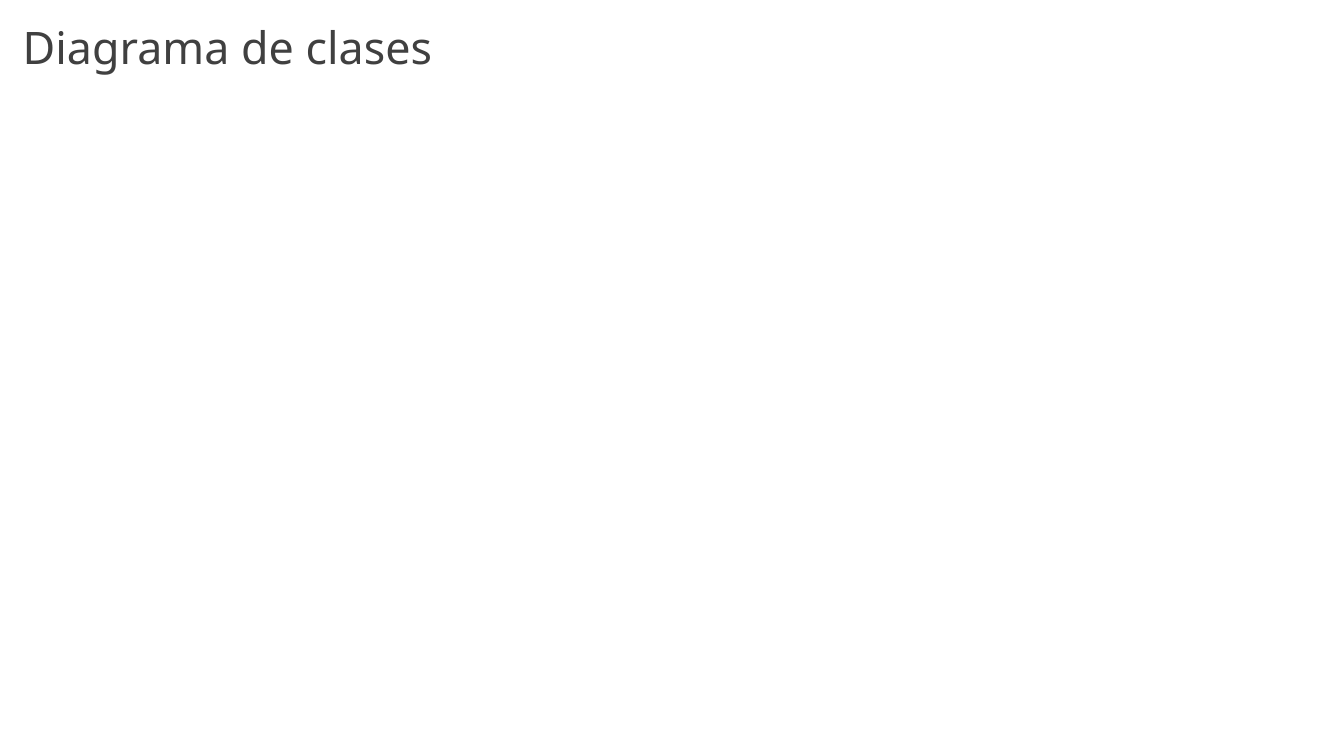
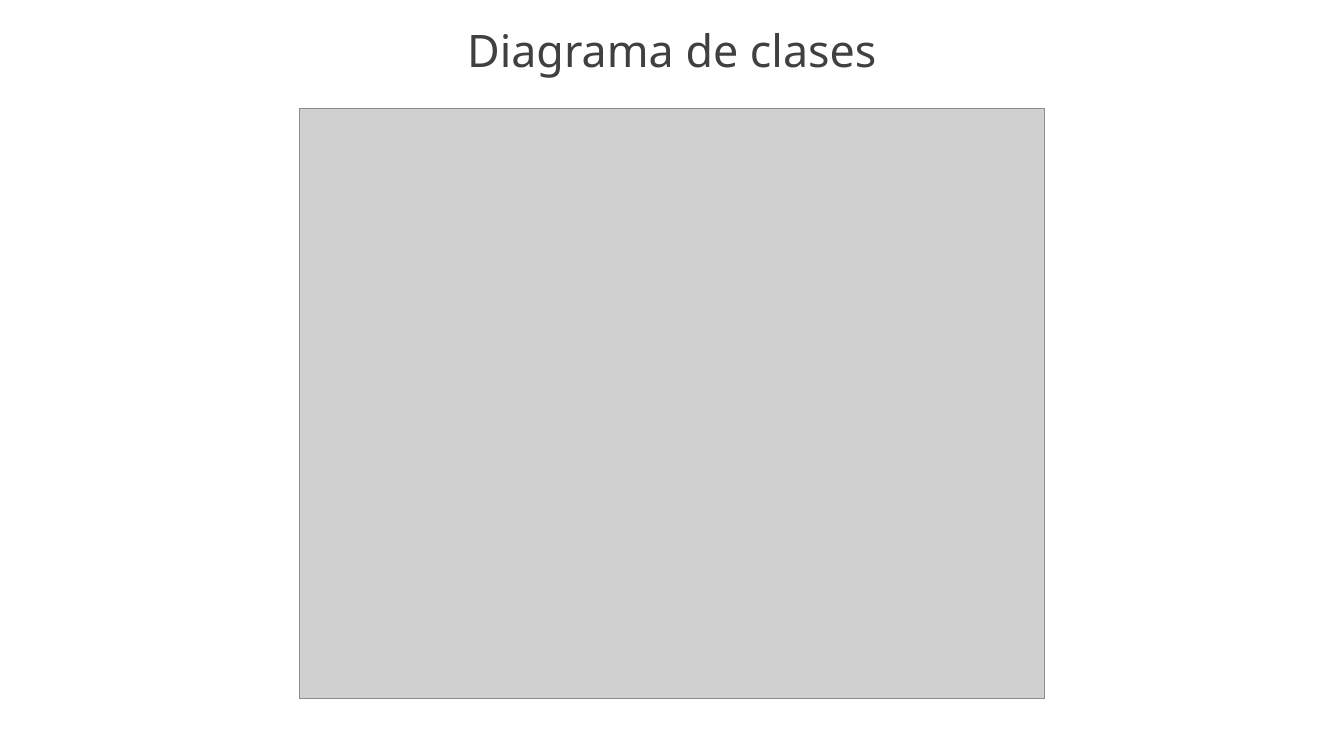
Before and after one commit to yeseniaquejada/_Service_Market_, a slide deck: slide 16 of PROYECTO FORMATIVO.pptx. Drawn at 1344x756 pixels with LibreOffice and Linux fonts; fonts in the diff are those of the drawing; grey boxes stand for pictures; background and template pictures are left out. Boxes give left, top, right and bottom in pixels: in the first picture for what was removed or moved away, otherwise in the second. Text is boxed around its words. In the diff, an @@ line names an element or a change of style, - is before the commit and + after.

Commit message:
Documentación
- Actualización requisitos
- MR - MER
- Manual de búsqueda
- Casos de uso general
- Diccionario de datos
- Historias de usuario
- Diagrama de actividades
- Diagrama de clases

```diff
--- a/PROYECTO FORMATIVO.pptx
+++ b/PROYECTO FORMATIVO.pptx
@@ text "Diagrama de clases": place and size @@
-text "Diagrama de clases" at box(23, 30, 432, 75)
+text "Diagrama de clases" at box(467, 33, 876, 78)
@@ picture added at box(299, 108, 1046, 699) @@
```
Also in this commit, not shown: 5 other slides changed, 12 other files.
